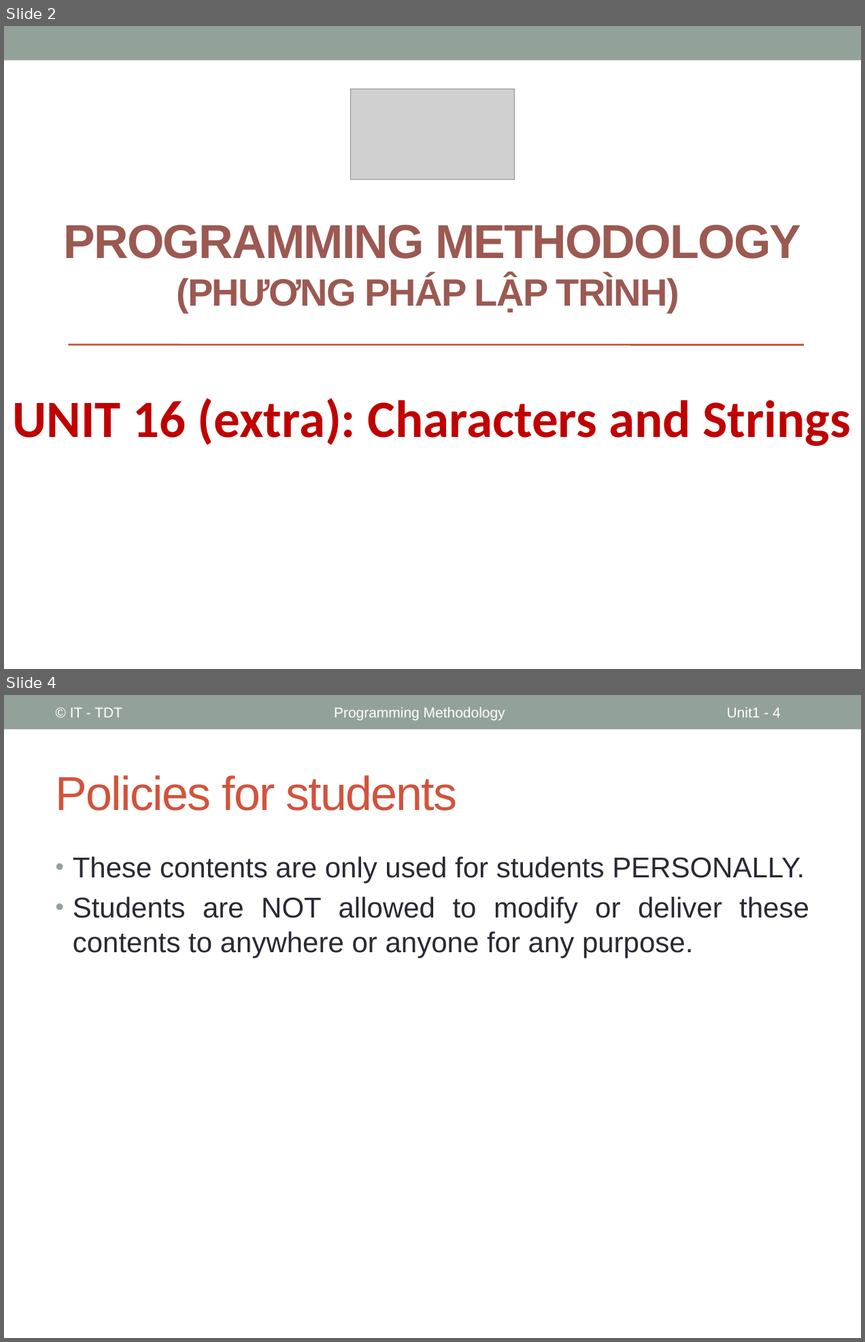
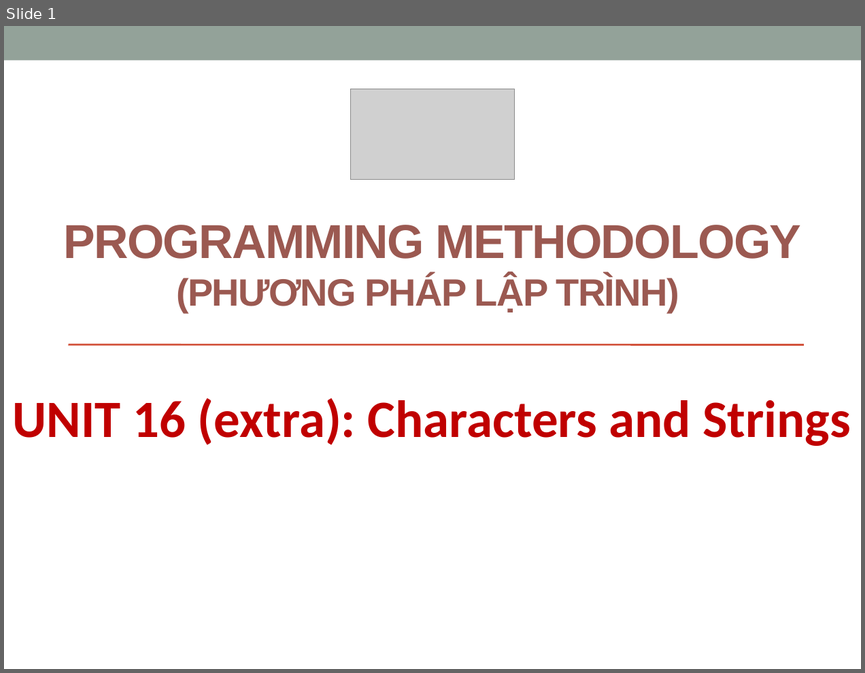
Before and after one commit to coder1097/Programming-Methodology, a slide deck: PPLT_Slides/Slides/Unit16_Extra.pptx. Shown one above the other, each under a label of ours: slides 2 and 4 before the commit, slide 1 after it; the slides between them are not shown. The pictures are 865x1342 and 865x673 pixels, drawn with LibreOffice and Linux fonts; fonts in the diff are those of the drawing; grey boxes stand for pictures. Boxes give left, top, right and bottom in pixels: in the first picture for what was removed or moved away, otherwise in the second. Text is boxed around its words. In the diff, an @@ line names an element or a change of style, - is before the commit and + after.

```diff
--- a/PPLT_Slides/Slides/Unit16_Extra.pptx
+++ b/PPLT_Slides/Slides/Unit16_Extra.pptx
@@ slide 4 removed at (4, 695, 861, 1338), background #FFFFFF; not listed: 1 template element that a slide beside it also shows @@
@@ text removed at (70, 707, 122, 717) @@
-© IT - TDT
@@ text removed at (334, 707, 505, 720) @@
-Programming Methodology
@@ page number removed at (727, 707, 781, 717) @@
-Unit1 - 4
@@ title removed at (56, 775, 457, 811) @@
-Policies for students
@@ text removed at (73, 856, 809, 957) @@
-• These contents are only used for students PERSONALLY.
-• Students are NOT allowed to modify or deliver these contents to anywhere or anyone for any purpose.
@@ what was slide 2 is now slide 1 @@
```
Also in this commit, not shown: 5 other slides removed, 35 other files.
